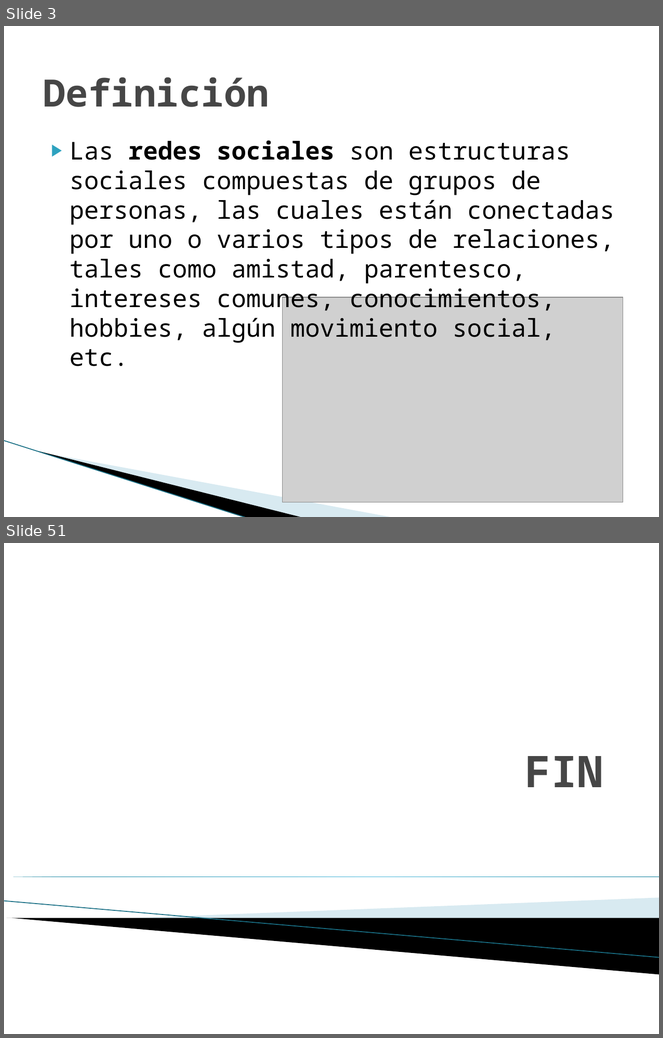
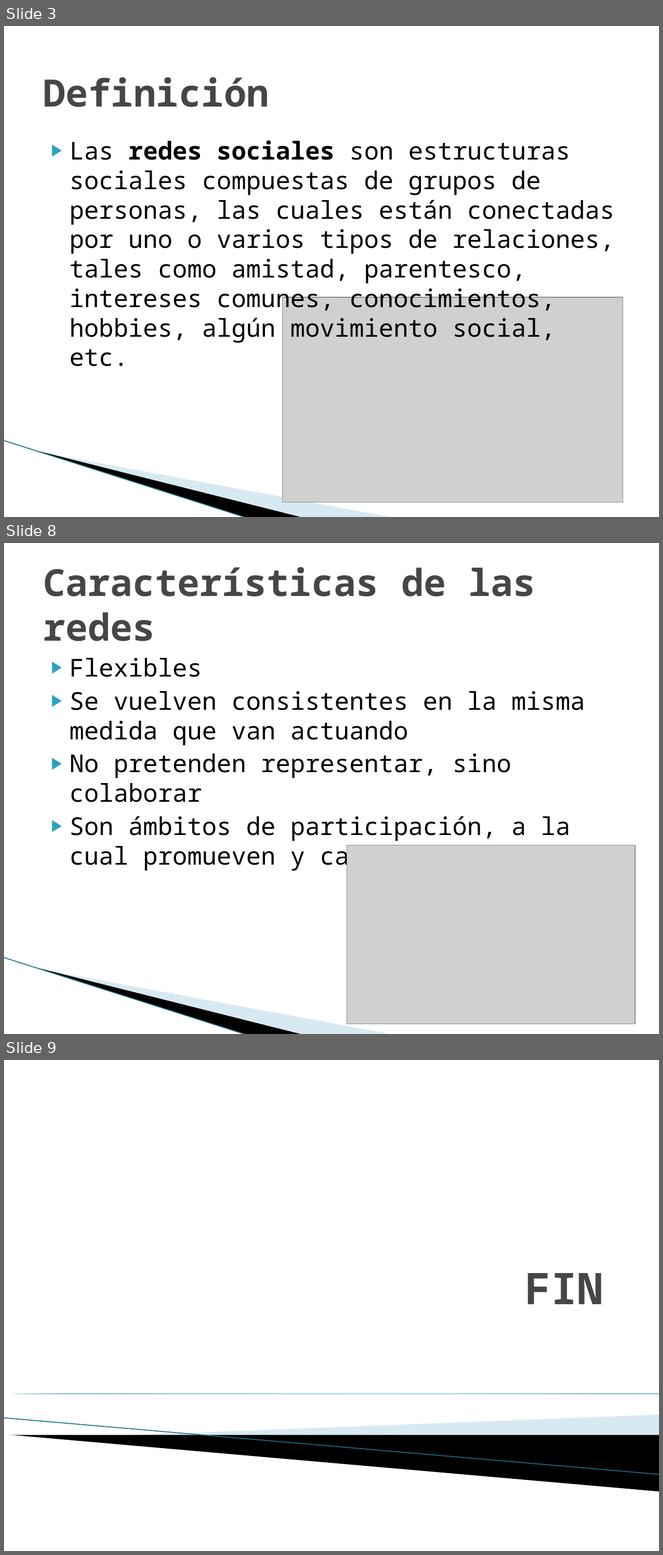
Before and after one commit to carlamadeo/proyectosfacultad, a slide deck: Modelos Organizacionales/TPS/TP_Grupo_C_Redes_Sociales.pptx. Shown one above the other, each under a label of ours: slides 3 and 51 before the commit, slides 3, 8 and 9 after it; the slides between them are not shown. The pictures are 663x1038 and 663x1555 pixels, drawn with LibreOffice and Linux fonts; fonts in the diff are those of the drawing; grey boxes stand for pictures; background and template pictures are left out. Boxes give left, top, right and bottom in pixels: in the first picture for what was removed or moved away, otherwise in the second. Text is boxed around its words. In the diff, an @@ line names an element or a change of style, - is before the commit and + after.

```diff
--- a/Modelos Organizacionales/TPS/TP_Grupo_C_Redes_Sociales.pptx
+++ b/Modelos Organizacionales/TPS/TP_Grupo_C_Redes_Sociales.pptx
@@ slide 8 added at box(4, 543, 659, 1034), background #FFFFFF; not listed: 3 template elements that a slide beside it also shows @@
@@ title added at box(43, 567, 535, 641), 41 pt, text #464646, bold @@
+Características de las redes
@@ text added at box(70, 658, 585, 871), 27 pt, text #000000 @@
+▶ Flexibles
+▶ Se vuelven consistentes en la misma medida que van actuando
+▶ No pretenden representar, sino colaborar
+▶ Son ámbitos de participación, a la cual promueven y canalizan
@@ picture added at box(347, 846, 636, 1025) @@
@@ what was slide 51 is now slide 9 @@
```
Also in this commit, not shown: 4 other slides added, 47 slides removed, 4 other files.
